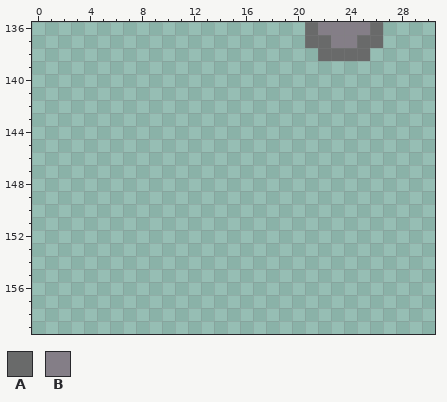
Pixel-art file: Assets/Sprites/Atlas/Atlas_01.aseprite. The picture above was drawn from the file before the commit.
320x160 pixels, 1 frame. Pixels under 10% opacity are left out. Shown: x 0..30, y 136..159.
Palette (. is transparent): A #696a6a  B #847e87
Pixels before, first column x 21:
136 ABBBBA
137 AABBAA
138 .AAAA.
Once edited:
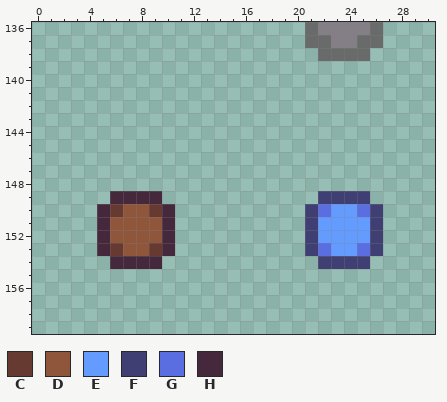
Colours new in this view: C #663931  D #8f563b  E #639bff  F #3f3f74  G #5b6ee1  H #45283c
Edits made:
y 149: x 6..9 .... -> HHHH; x 22..25 .... -> FFFF
y 150: x 5..10 ...... -> HCDDCH; x 21..26 ...... -> FGEEGF
y 151..152: x 5..10 ...... -> HDDDDH; x 21..26 ...... -> FEEEEF
y 153: x 5..10 ...... -> HCDDCH; x 21..26 ...... -> FGEEGF
y 154: x 6..9 .... -> HHHH; x 22..25 .... -> FFFF
Pixel boxes of the changes (left, top, right, bottom) in both pictures:
added: (97, 191, 175, 269)
added: (305, 191, 383, 269)
